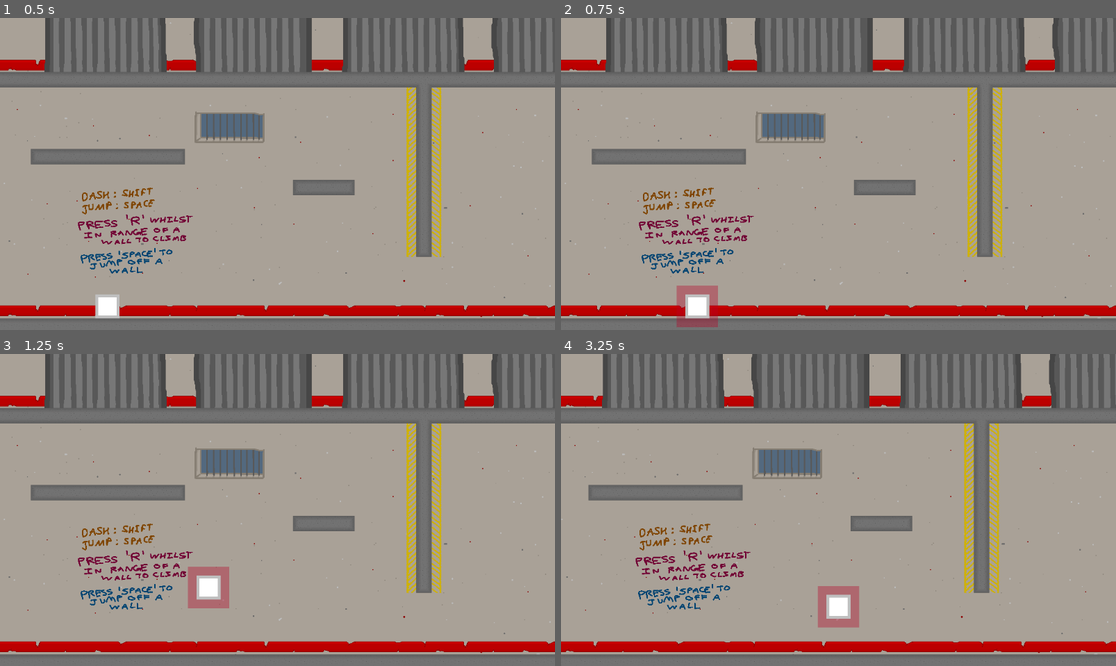
Above: before the commit, frames 1-4 (two rows, left to right).
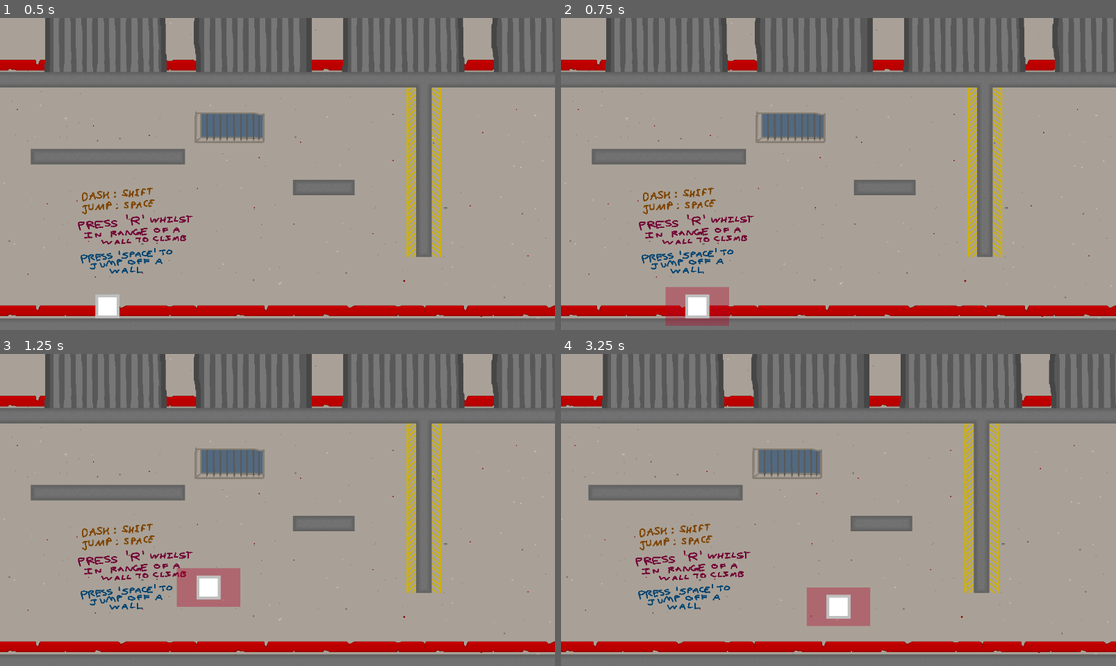
Above: after the commit, the same moments.

Repository: 19PettitR/the-swarm
Game: Godot game, scene res://main.tscn
Same seed, same stepped clock (60 frames per second), same inputs: the game is played once before the commit and once after it.
Inputs:
- Up to frame 1 (0.5 s): no input
- Up to frame 2 (0.75 s): tap Enter at 0.5 s; hold D (right) from 0.53 s (still down); tap E (attack) at 0.6 s
- Up to frame 3 (1.25 s): keep holding D (right); tap Space (jump) at 0.77 s; tap R (climb) at 0.8 s
- Up to frame 4 (3.25 s): tap R (climb) at 1.35, 2.3, 2.85 s; tap Space (jump) at 1.52, 3.02 s; tap E (attack) at 1.55, 2.1, 3.05 s; release D (right) at 2.03 s; hold A (left) 2.03-2.78 s; hold D (right) from 2.78 s (still down)

Frame 1 is identical in both runs. In frame 2, 0.4% of the frame differs, in the area x 18-31%, y 85-100%; in frame 3, 0.6%; in frame 4, 0.6%, in the area x 44-56%, y 74-88%.

Commit message:
milestone 3 finale
screenshots n all

Diff:
--- a/Enemies/Attack Range.tscn
+++ b/Enemies/Areas/Attack Range.tscn
@@ -1,6 +1,6 @@
 [gd_scene load_steps=3 format=3 uid="uid://bg62inay80wli"]
 
-[ext_resource type="Script" path="res://Enemies/attack_range.gd" id="1_agbyo"]
+[ext_resource type="Script" path="res://Enemies/Areas/attack_range.gd" id="1_agbyo"]
 
 [sub_resource type="RectangleShape2D" id="RectangleShape2D_k8kio"]
 size = Vector2(102, 20)
--- a/Enemies/Detection Range.tscn
+++ b/Enemies/Areas/Detection Range.tscn
@@ -1,6 +1,7 @@
 [gd_scene load_steps=3 format=3 uid="uid://ct8i2nhmkwntj"]
 
-[ext_resource type="Script" path="res://Enemies/detection_range.gd" id="1_k6jcl"]
+[ext_resource type="Script" path="res://Enemies/Areas/detection_range.gd" id="1_k6jcl"]
+
 
 [sub_resource type="RectangleShape2D" id="RectangleShape2D_fwu3n"]
 
--- a/Enemies/Hit Box.tscn
+++ b/Enemies/Areas/Hit Box.tscn
@@ -1,6 +1,6 @@
 [gd_scene load_steps=3 format=3 uid="uid://dqk7rg8jx3l16"]
 
-[ext_resource type="Script" path="res://Enemies/hit_box.gd" id="1_i4c5l"]
+[ext_resource type="Script" path="res://Enemies/Areas/hit_box.gd" id="1_i4c5l"]
 
 [sub_resource type="RectangleShape2D" id="RectangleShape2D_icu0p"]
 
--- a/Enemies/Level 1/attack_box.gd
+++ b/Enemies/Level 1/attack_box.gd
@@ -10,11 +10,9 @@
 func _hurt_player(p: Node2D) -> void:
 	# Check if the area that entered the attack box is the player hit box
 	if p == PlayerManager.hit_box:
-		# Player should not take damage whilst attacking the enemy
-		if not PlayerManager.player.is_attacking:
-			# If the enemy is attacking during collision, player takes their strength as damage
-			if self.get_parent().enemy_is_attacking:
-				PlayerManager.player_health(-self.get_parent().enemy_strength)
-			# If the enemy and player bump, damage is half strength and slightly randomised
-			else:
-				PlayerManager.player_health(-((self.get_parent().enemy_strength/2)+randi_range(-2, 4)))
+		# Player takes all damage if enemy attacks them and they are not attacking
+		if self.get_parent().enemy_is_attacking and not PlayerManager.player.is_attacking:
+			PlayerManager.player_health(-self.get_parent().enemy_strength)
+		# If the enemy and player 'bump' or if the player is attacking, take small amount of damage
+		else:
+			PlayerManager.player_health(-((self.get_parent().enemy_strength/2)+randi_range(-2, 4)))
--- a/Enemies/Level 1/enemy_1.gd
+++ b/Enemies/Level 1/enemy.gd
@@ -26,7 +26,7 @@
 # Used to calculate the chance of an enemy attacking
 @export var enemy_attack_chance : int = 100
 @export var enemy_attack_cooldown_length : float = 1.5
-@export var enemy_attack_boost : int = 3
+@export var enemy_attack_boost : float = 3
 
 ## Variables relating to the movement of the enemy: boundaries it cannot pass
 @export_category("Movement Range")
@@ -151,7 +151,7 @@
 						# Call a subroutine to handle the attack timings
 						_attack_timings()
 						# Cause the enemy to lunge at the player; overwrites previous velocity.x
-						velocity.x = velocity.x * enemy_attack_boost * relative_player_direction
+						velocity.x = velocity.x * enemy_attack_boost
 						velocity.y = randi_range(-400, -50)
 
 		# If enemy_is_attacking
@@ -166,22 +166,19 @@
 ## Responsible for handling timings when attacking the player
 func _attack_timings() -> void:
 
-	print("im attacking")
+	# Start the enemy attacking by changing the variables
 	enemy_is_attacking = true
 	enemy_attack_cooldown = true
 
-	velocity.x = velocity.x * enemy_attack_boost * relative_player_direction
-	velocity.y = randi_range(0, 50)
-
+	# Handle the timer for when the enemy is actively attacking
 	enemy_attack_timer.start()
 	await enemy_attack_timer.timeout
 	enemy_is_attacking = false
-	print("im not attacking")
-
+
+	# Handle the enemy attack's cooldown timer
 	enemy_attack_cooldown_timer.start(enemy_attack_cooldown_length)
 	await enemy_attack_cooldown_timer.timeout
 	enemy_attack_cooldown = false
-	print("done cooling down")
 
 
 ## Allows the enemy to check to attack the player
--- a/Enemies/Level 1/enemy_1.tscn
+++ b/Enemies/Level 1/enemy_1.tscn
@@ -1,11 +1,11 @@
 [gd_scene load_steps=9 format=3 uid="uid://bunul34g0qaq6"]
 
 [ext_resource type="Texture2D" uid="uid://l4qjftvfjxod" path="res://Enemies/Level 1/enemy_1.png" id="1_5ija4"]
-[ext_resource type="Script" path="res://Enemies/Level 1/enemy_1.gd" id="1_y16c4"]
-[ext_resource type="PackedScene" uid="uid://dqk7rg8jx3l16" path="res://Enemies/Hit Box.tscn" id="3_cuqut"]
+[ext_resource type="Script" path="res://Enemies/Level 1/enemy.gd" id="1_y16c4"]
+[ext_resource type="PackedScene" uid="uid://dqk7rg8jx3l16" path="res://Enemies/Areas/Hit Box.tscn" id="3_cuqut"]
 [ext_resource type="Script" path="res://Enemies/Level 1/attack_box.gd" id="3_xy0t4"]
-[ext_resource type="PackedScene" uid="uid://ct8i2nhmkwntj" path="res://Enemies/Detection Range.tscn" id="4_ra8c5"]
-[ext_resource type="PackedScene" uid="uid://bg62inay80wli" path="res://Enemies/Attack Range.tscn" id="5_awd0v"]
+[ext_resource type="PackedScene" uid="uid://ct8i2nhmkwntj" path="res://Enemies/Areas/Detection Range.tscn" id="4_ra8c5"]
+[ext_resource type="PackedScene" uid="uid://bg62inay80wli" path="res://Enemies/Areas/Attack Range.tscn" id="5_awd0v"]
 
 [sub_resource type="RectangleShape2D" id="RectangleShape2D_p505t"]
 size = Vector2(80, 80)
@@ -13,7 +13,7 @@
 [sub_resource type="RectangleShape2D" id="RectangleShape2D_kaloc"]
 size = Vector2(104, 102)
 
-[node name="Enemy1" type="CharacterBody2D"]
+[node name="Enemy" type="CharacterBody2D"]
 script = ExtResource("1_y16c4")
 
 [node name="Sprite2D" type="Sprite2D" parent="."]
--- a/Globals/player_manager.gd
+++ b/Globals/player_manager.gd
@@ -3,6 +3,7 @@
 @onready var player : CharacterBody2D = get_node("/root/Node2D/Player")
 # Needed so the enemies can detect when they are being attacked
 @onready var attack_range : Area2D = get_node("/root/Node2D/Player/Attack Range")
+# Needed so the enemies can check when they have damaged the player
 @onready var hit_box : Area2D = get_node("/root/Node2D/Player/Hit Box")
 
 ## Before anything else, wait for the first process frame since globals load first
@@ -30,7 +31,6 @@
 		_player_die()
 	else:
 		player.health += s
-	print(player.health)
 
 
 ## Handles player death
--- a/Level/climbing_area.tscn
+++ b/Level/Climbing Area/climbing_area.tscn
@@ -1,6 +1,6 @@
 [gd_scene load_steps=3 format=3 uid="uid://dmutaerqf1ss4"]
 
-[ext_resource type="Script" path="res://Level/climbing_area.gd" id="1_ghsxi"]
+[ext_resource type="Script" path="res://Level/Climbing Area/climbing_area.gd" id="1_ghsxi"]
 
 [sub_resource type="RectangleShape2D" id="RectangleShape2D_xhk3o"]
 
--- a/Player/player.tscn
+++ b/Player/player.tscn
@@ -29,7 +29,7 @@
 limit_bottom = 1944
 
 [node name="Attack Range" parent="." instance=ExtResource("3_5fr8b")]
-scale = Vector2(6.83476, 6.83476)
+scale = Vector2(10.4468, 6.34008)
 
 [node name="Sprite2D" type="Sprite2D" parent="."]
 texture_filter = 1
--- a/main.tscn
+++ b/main.tscn
@@ -3,7 +3,7 @@
 [ext_resource type="PackedScene" uid="uid://c3f0kuo0h1p3f" path="res://Player/player.tscn" id="1_7u0w7"]
 [ext_resource type="Texture2D" uid="uid://mq86p64y4k0p" path="res://Level/Backgrounds/Facility.png" id="1_fo4jl"]
 [ext_resource type="Texture2D" uid="uid://83jlsotu8ofp" path="res://Level/tilemap.png" id="2_kbh2p"]
-[ext_resource type="PackedScene" uid="uid://dmutaerqf1ss4" path="res://Level/climbing_area.tscn" id="4_lo3lw"]
+[ext_resource type="PackedScene" uid="uid://dmutaerqf1ss4" path="res://Level/Climbing Area/climbing_area.tscn" id="4_lo3lw"]
 [ext_resource type="PackedScene" uid="uid://bunul34g0qaq6" path="res://Enemies/Level 1/enemy_1.tscn" id="5_wpghv"]
 
 [sub_resource type="TileSetAtlasSource" id="TileSetAtlasSource_5nyum"]
@@ -132,6 +132,6 @@
 speed = 170.0
 max_enemy_hitpoints = 3
 enemy_attack_chance = 80
-enemy_attack_boost = 2
+enemy_attack_cooldown_length = 3.0
 left_boundary = 770.0
 right_boundary = 1800.0
Renamed: Enemies/attack_range.gd -> Enemies/Areas/attack_range.gd
Renamed: Enemies/detection_range.gd -> Enemies/Areas/detection_range.gd
Renamed: Enemies/hit_box.gd -> Enemies/Areas/hit_box.gd
Renamed: Level/climbing_area.gd -> Level/Climbing Area/climbing_area.gd
